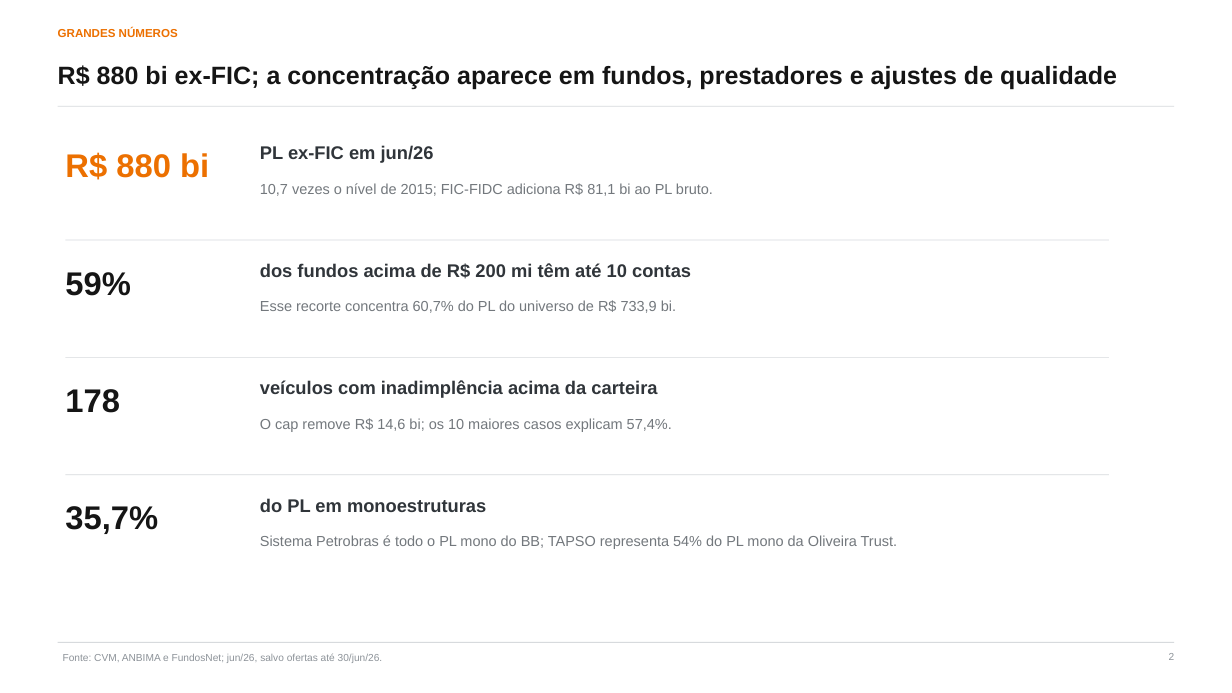
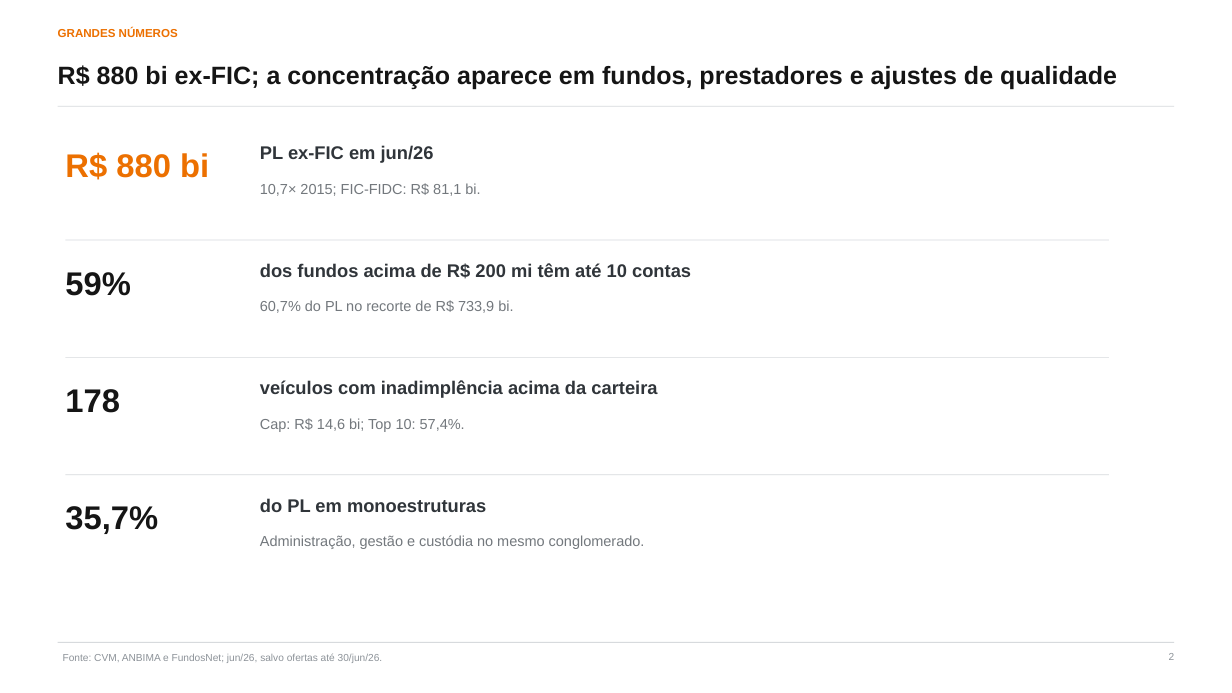
Before and after one commit to abalroar/fidc, a slide deck: slide 2 of data/industry_study/generated_revision/industry_executive_revised.pptx. Drawn at 1232x693 pixels with LibreOffice and Linux fonts; fonts in the diff are those of the drawing. Boxes give left, top, right and bottom in pixels: in the first picture for what was removed or moved away, otherwise in the second. Text is boxed around its words. In the diff, an @@ line names an element or a change of style, - is before the commit and + after.

```diff
--- a/data/industry_study/generated_revision/industry_executive_revised.pptx
+++ b/data/industry_study/generated_revision/industry_executive_revised.pptx
@@ text at [260, 183, 480, 196]: text changed @@
-10,7 vezes o nível de 2015; FIC-FIDC adiciona R$ 81,1 bi ao PL bruto.
+10,7× 2015; FIC-FIDC: R$ 81,1 bi.
@@ text at [260, 300, 513, 313]: text changed @@
-Esse recorte concentra 60,7% do PL do universo de R$ 733,9 bi.
+60,7% do PL no recorte de R$ 733,9 bi.
@@ text at [260, 418, 465, 432]: text changed @@
-O cap remove R$ 14,6 bi; os 10 maiores casos explicam 57,4%.
+Cap: R$ 14,6 bi; Top 10: 57,4%.
@@ text at [260, 535, 645, 549]: text changed @@
-Sistema Petrobras é todo o PL mono do BB; TAPSO representa 54% do PL mono da Oliveira Trust.
+Administração, gestão e custódia no mesmo conglomerado.
```
Also in this commit, not shown: 14 other slides changed, 30 other files.
